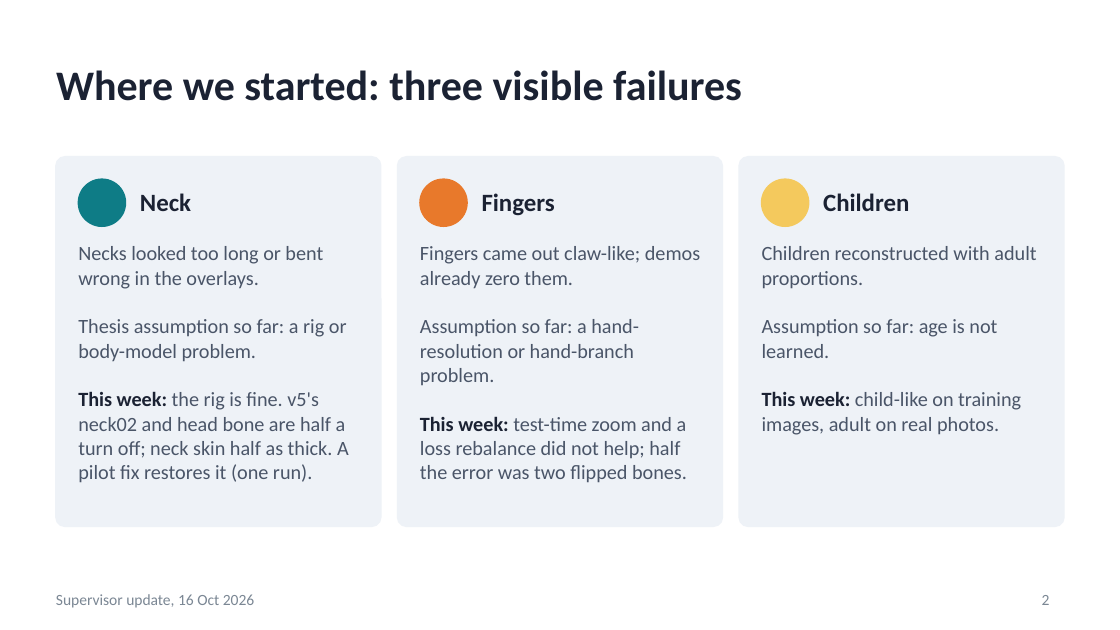
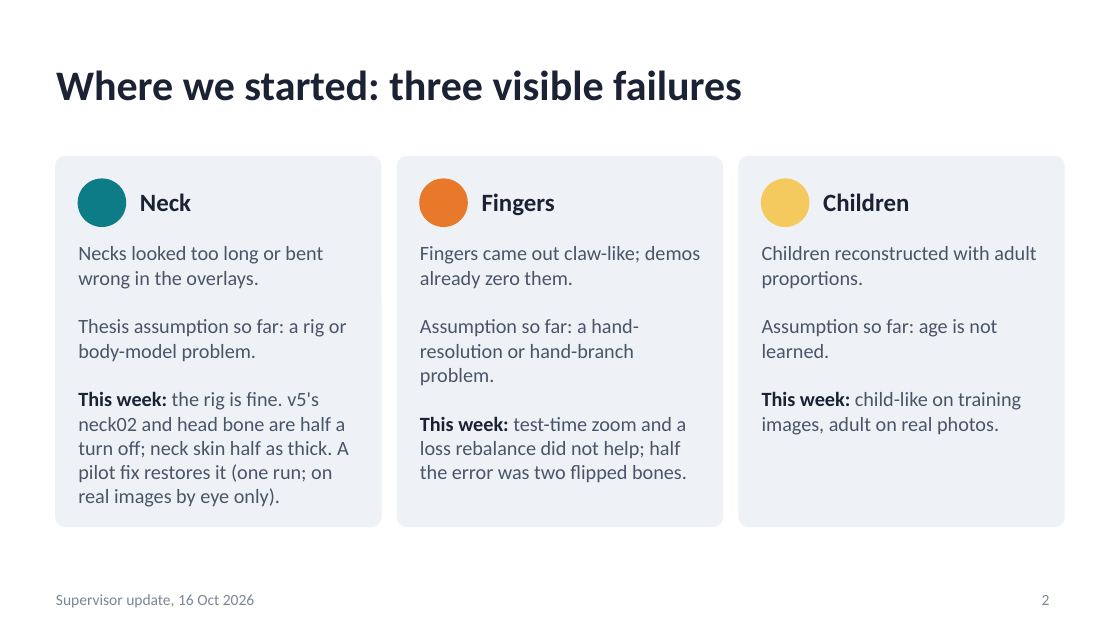
Before and after one commit to saadnajib/Multi-Person-Whole-Body-Human-Mesh-Recovery-in-a-Single-Shot-with-Annyone-dataset-and-3dpw-dataset, a slide deck: slide 2 of docs/supervisor_update_2026-10-16.pptx. Drawn at 1120x630 pixels with LibreOffice and Linux fonts; fonts in the diff are those of the drawing. Boxes give left, top, right and bottom in pixels: in the first picture for what was removed or moved away, otherwise in the second. Text is boxed around its words. In the diff, an @@ line names an element or a change of style, - is before the commit and + after.

```diff
--- a/docs/supervisor_update_2026-10-16.pptx
+++ b/docs/supervisor_update_2026-10-16.pptx
@@ text at <box>78,246,349,507</box>: text changed @@
-Necks looked too long or bent wrong in the overlays.
-Thesis assumption so far: a rig or body-model problem.
-This week: the rig is fine. v5's neck02 and head bone are half a turn off; neck skin half as thick. A pilot fix restores it (one run).
+Necks looked too long or bent wrong in the overlays.
+Thesis assumption so far: a rig or body-model problem.
+This week: the rig is fine. v5's neck02 and head bone are half a turn off; neck skin half as thick. A pilot fix restores it (one run; on real images by eye only).
```
Also in this commit, not shown: 3 other slides changed, 4 other files.
